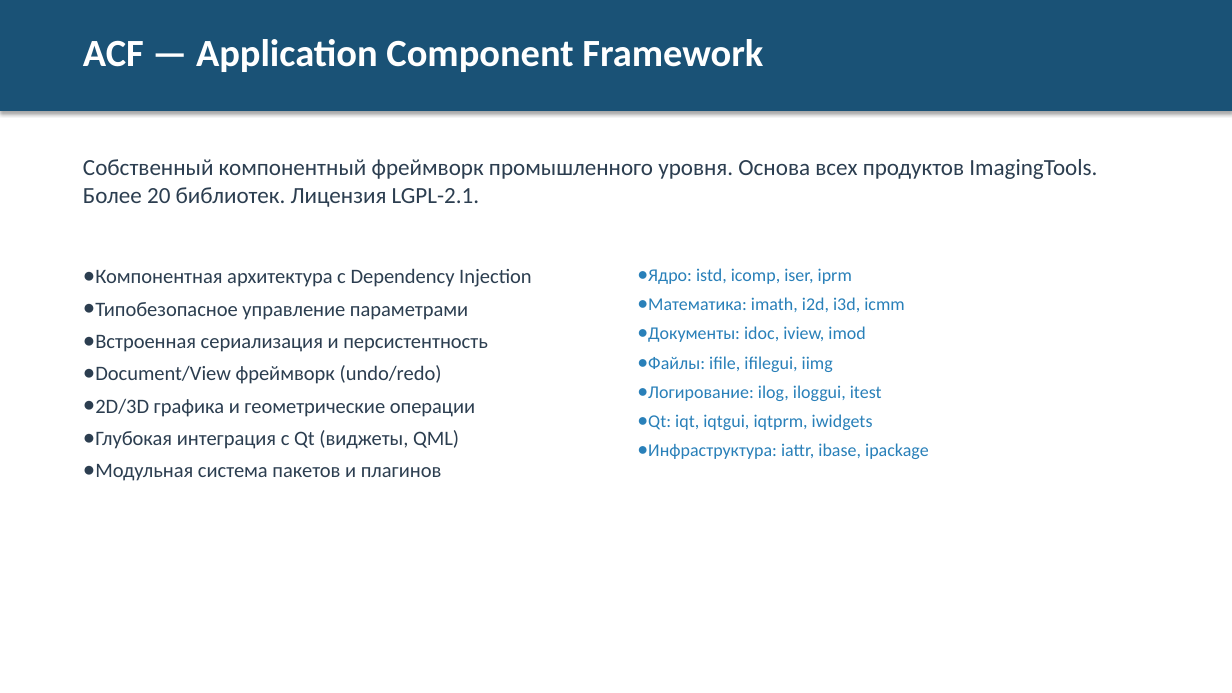
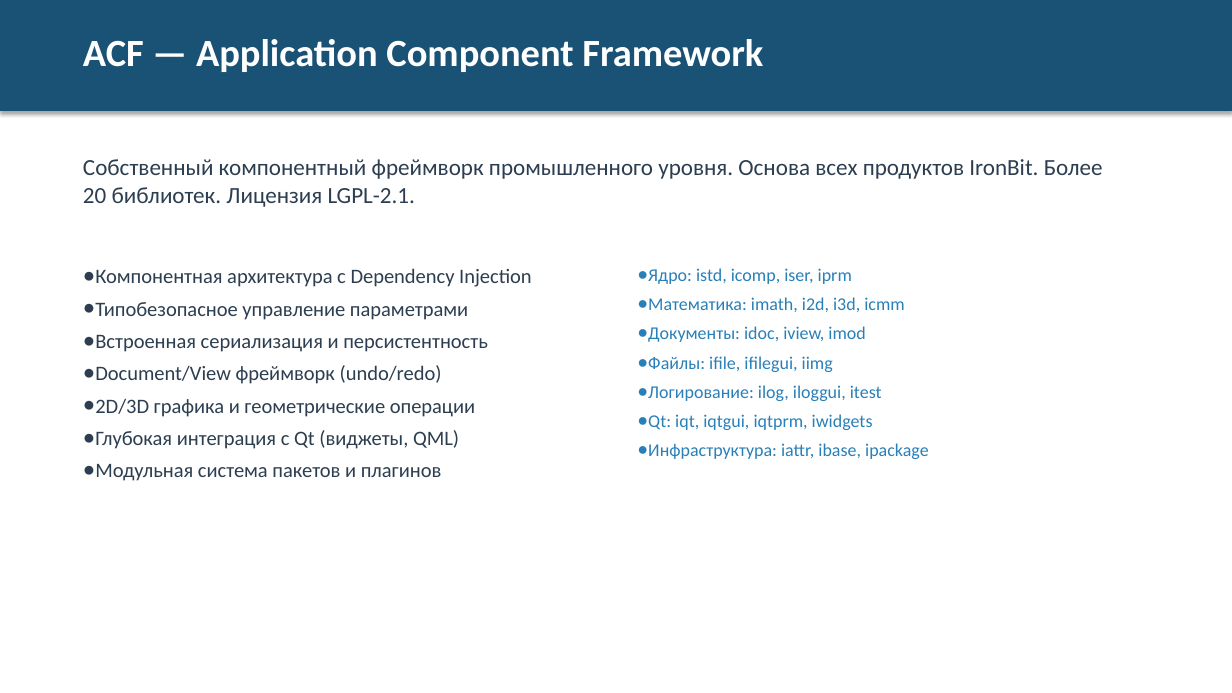
Before and after one commit to ImagingTools/ProLife, a slide deck: slide 6 of Docs/ProLife_Product_Description_MTC.pptx. Drawn at 1232x693 pixels with LibreOffice and Linux fonts; fonts in the diff are those of the drawing. Boxes give left, top, right and bottom in pixels: in the first picture for what was removed or moved away, otherwise in the second. Text is boxed around its words. In the diff, an @@ line names an element or a change of style, - is before the commit and + after.

```diff
--- a/Docs/ProLife_Product_Description_MTC.pptx
+++ b/Docs/ProLife_Product_Description_MTC.pptx
@@ text at (83,159,1103,207): text changed @@
-Собственный компонентный фреймворк промышленного уровня. Основа всех продуктов ImagingTools. Более 20 библиотек. Лицензия LGPL-2.1.
+Собственный компонентный фреймворк промышленного уровня. Основа всех продуктов IronBit. Более 20 библиотек. Лицензия LGPL-2.1.
```
Also in this commit, not shown: 4 other slides changed, 1 other file.
